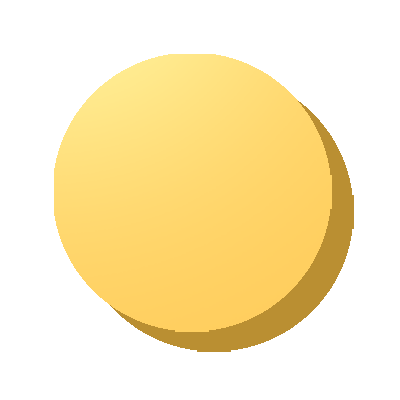
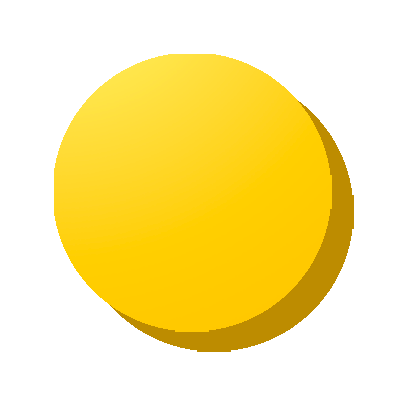
Layers edited between the first and the second 400x400 image:
added group "Grupa 1" with 4 layers over 54, 54, 354, 352
moved "Warstwa 4" into group "Grupa 1" over 54, 54, 354, 352
moved "Warstwa 2 kopia" into group "Grupa 1" over 54, 54, 332, 332
moved "Warstwa 2" into group "Grupa 1" over 76, 74, 354, 352
